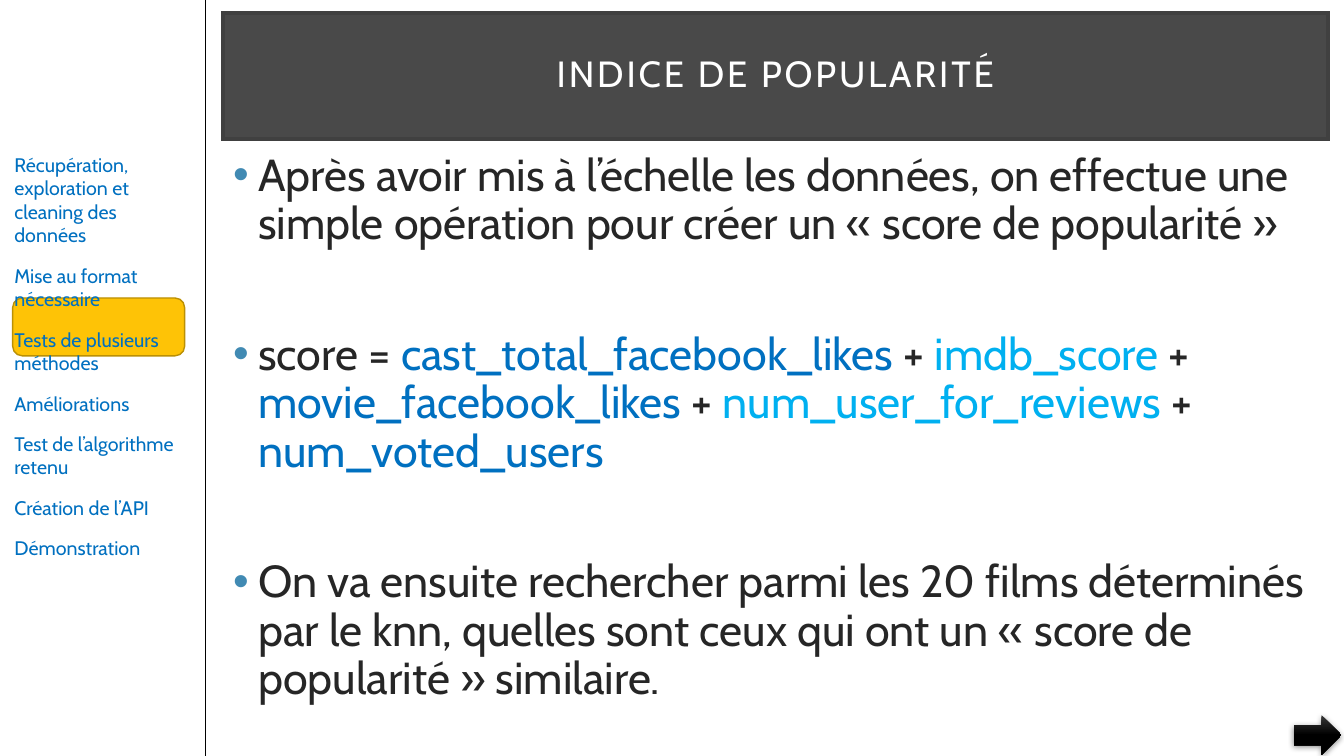
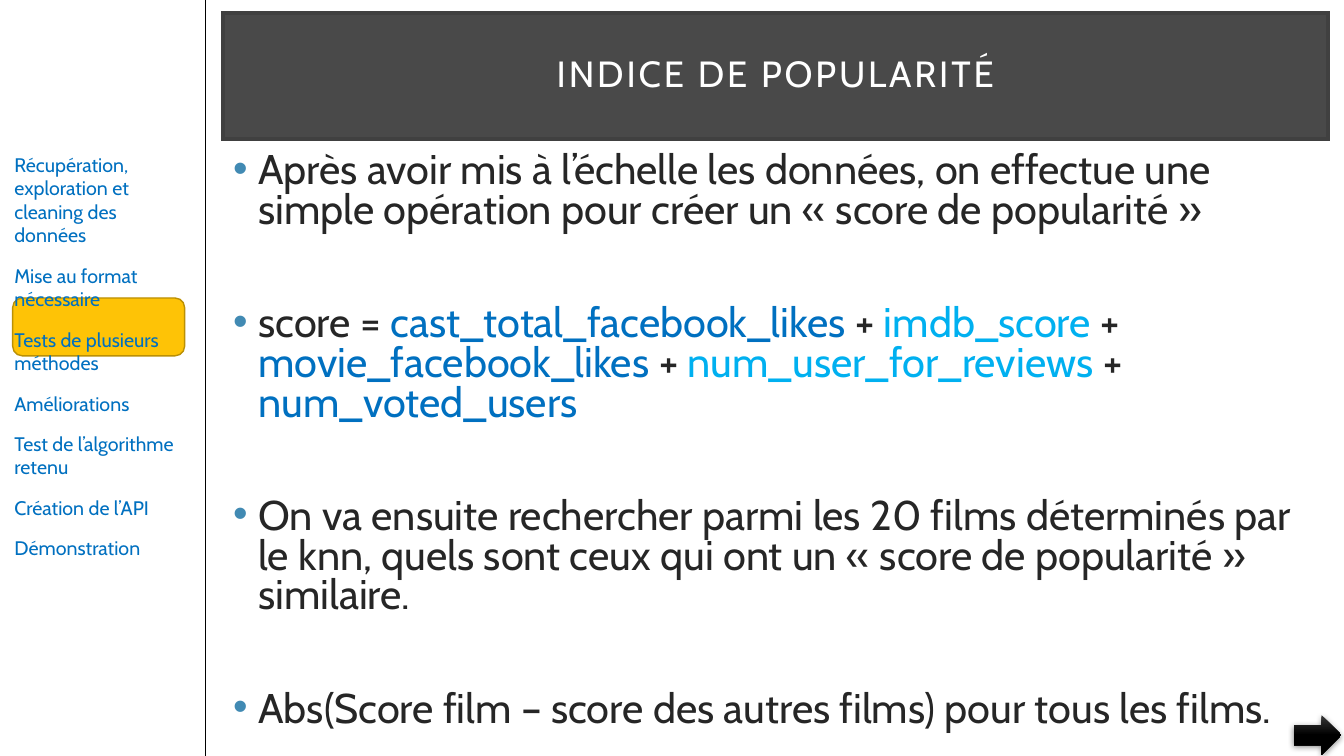
Before and after one commit to pfroide/python, a slide deck: slide 26 of Projet_3/p3.pptx (slide 25 before the commit). Drawn at 1344x756 pixels with LibreOffice and Linux fonts; fonts in the diff are those of the drawing. Boxes give left, top, right and bottom in pixels: in the first picture for what was removed or moved away, otherwise in the second. Text is boxed around its words. In the diff, an @@ line names an element or a change of style, - is before the commit and + after.

```diff
--- a/Projet_3/p3.pptx
+++ b/Projet_3/p3.pptx
@@ text at (258, 153, 1211, 422): size 32 to 29.6 pt in "Après avoir mis à l’échelle les données, ...", "score = cast_total_facebook_likes + imdb_score + movie_faceb ..."; line spacing 0.9 to 0.8 @@
@@ text at (258, 499, 1291, 732): text changed; size 32 to 29.6 pt @@
-• On va ensuite rechercher parmi les 20 films déterminés par le knn, quelles sont ceux qui ont un « score de popularité » similaire.
+• On va ensuite rechercher parmi les 20 films déterminés par le knn, quels sont ceux qui ont un « score de popularité » similaire.
+• Abs(Score film – score des autres films) pour tous les films.
```
Also in this commit, not shown: 13 other slides changed, 1 slide added.
